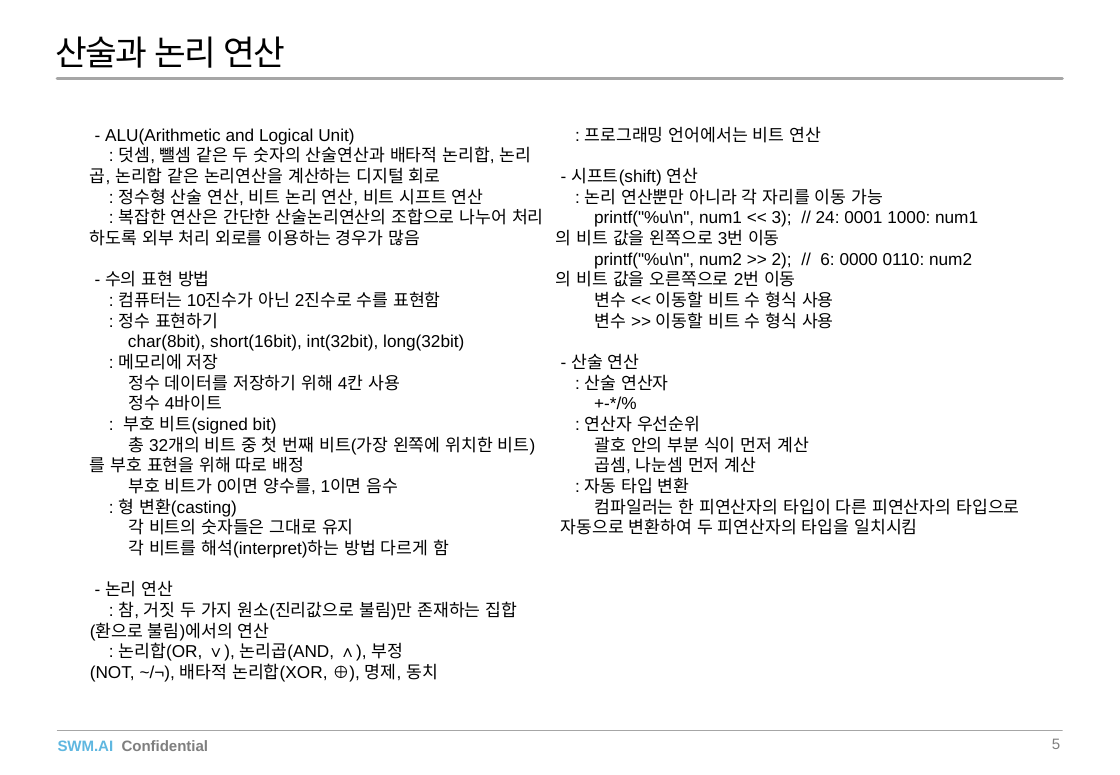
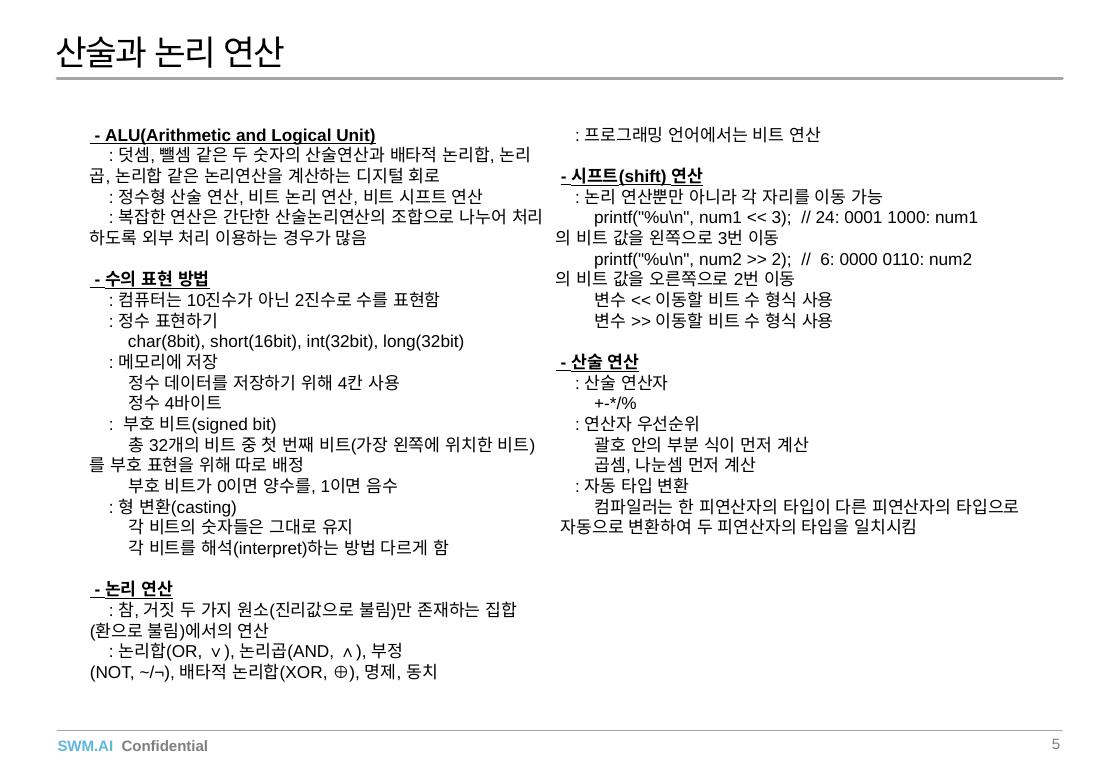
Before and after one commit to bshclosegrip/LogInGoogleFirebare, a slide deck: slide 5 of 기초 로드맵_컴퓨터 구조_변승현_21.09.07.pptx. Drawn at 1120x775 pixels with LibreOffice and Linux fonts; fonts in the diff are those of the drawing. Boxes give left, top, right and bottom in pixels: in the first picture for what was removed or moved away, otherwise in the second. Text is boxed around its words. In the diff, an @@ line names an element or a change of style, - is before the commit and + after.

```diff
--- a/기초 로드맵_컴퓨터 구조_변승현_21.09.07.pptx
+++ b/기초 로드맵_컴퓨터 구조_변승현_21.09.07.pptx
@@ text at [105, 128, 375, 599]: bold on, underline on in "- ALU(Arithmetic and Logical Unit)", "- 수의 표현 방법", "- 논리 연산", "- 시프트(shift) 연산" and 1 more places @@
@@ text at [90, 208, 544, 246]: text changed @@
-: 복잡한 연산은 간단한 산술논리연산의 조합으로 나누어 처리하도록 외부 처리 외로를 이용하는 경우가 많음
+: 복잡한 연산은 간단한 산술논리연산의 조합으로 나누어 처리하도록 외부 처리 이용하는 경우가 많음
```
Also in this commit, not shown: 4 other slides changed, 5 slides added, 3 other files.
